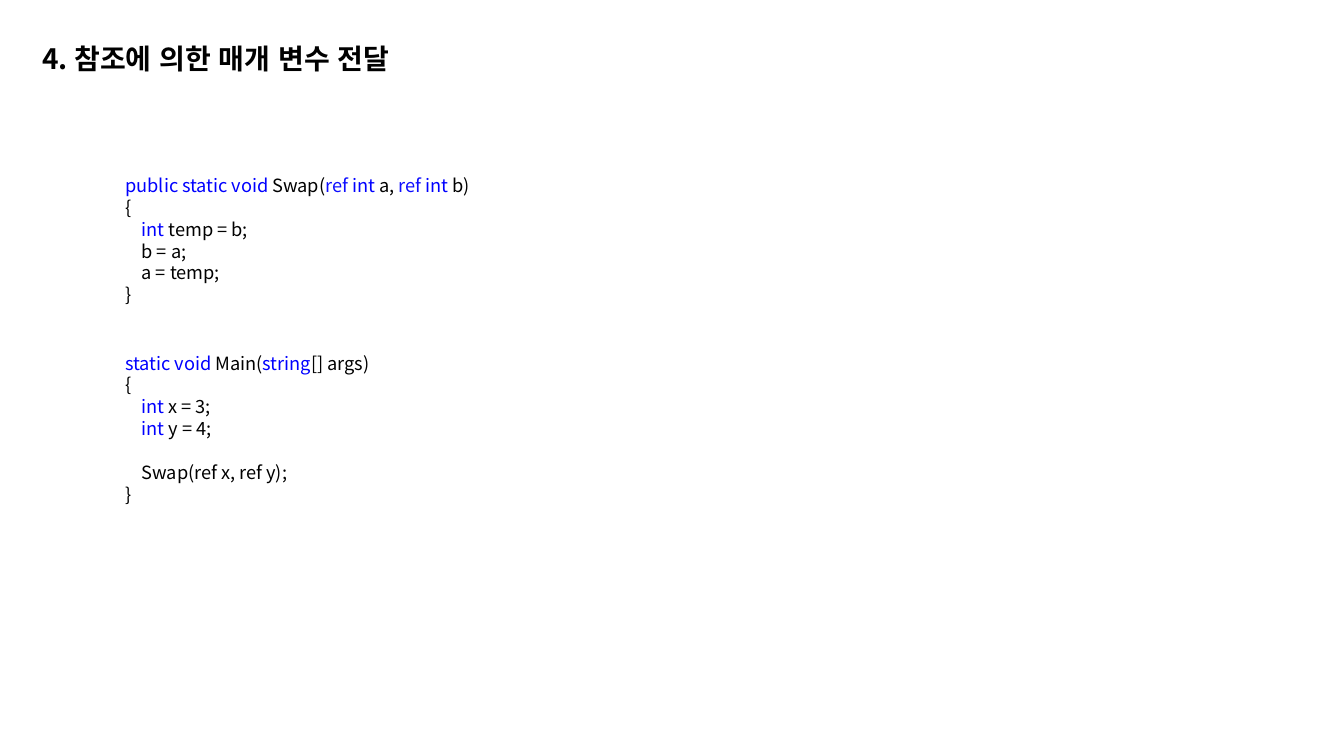
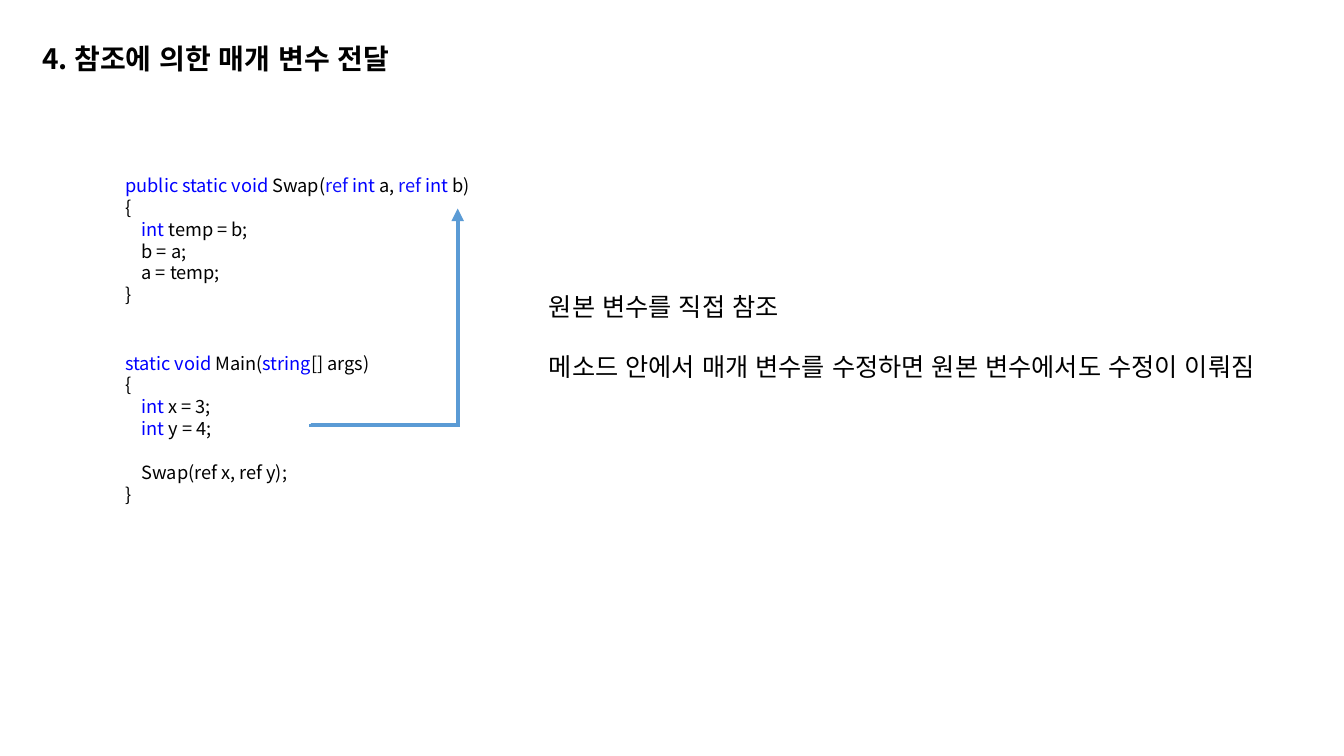
Before and after one commit to ccy01030/coding, a slide deck: slide 4 of 메소드로 코드 간추리기.pptx. Drawn at 1344x756 pixels with LibreOffice and Linux fonts; fonts in the diff are those of the drawing. Boxes give left, top, right and bottom in pixels: in the first picture for what was removed or moved away, otherwise in the second. Text is boxed around its words. In the diff, an @@ line names an element or a change of style, - is before the commit and + after.

```diff
--- a/메소드로 코드 간추리기.pptx
+++ b/메소드로 코드 간추리기.pptx
@@ elbow arrow added from (311, 424) to (458, 209), #5B9BD5 3 pt @@
@@ text added at box(549, 295, 1255, 378), 18 pt, text #000000 @@
+원본 변수를 직접 참조
+메소드 안에서 매개 변수를 수정하면 원본 변수에서도 수정이 이뤄짐
```
Also in this commit, not shown: 4 other slides changed, 6 slides added.
